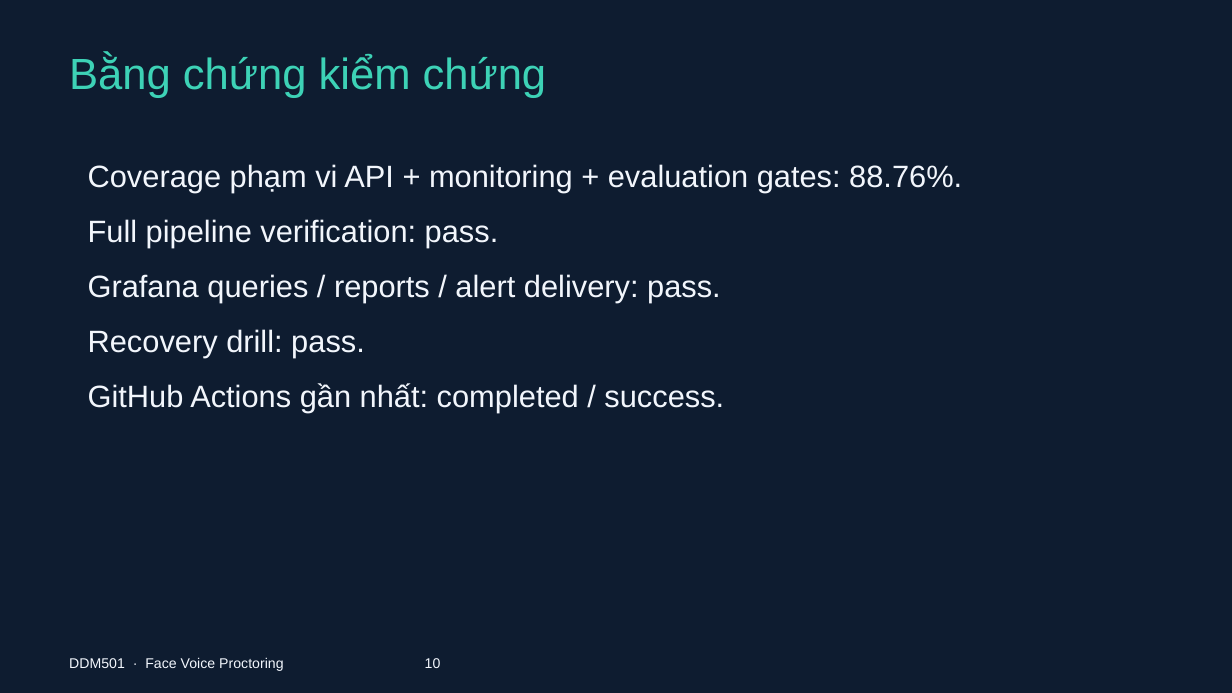
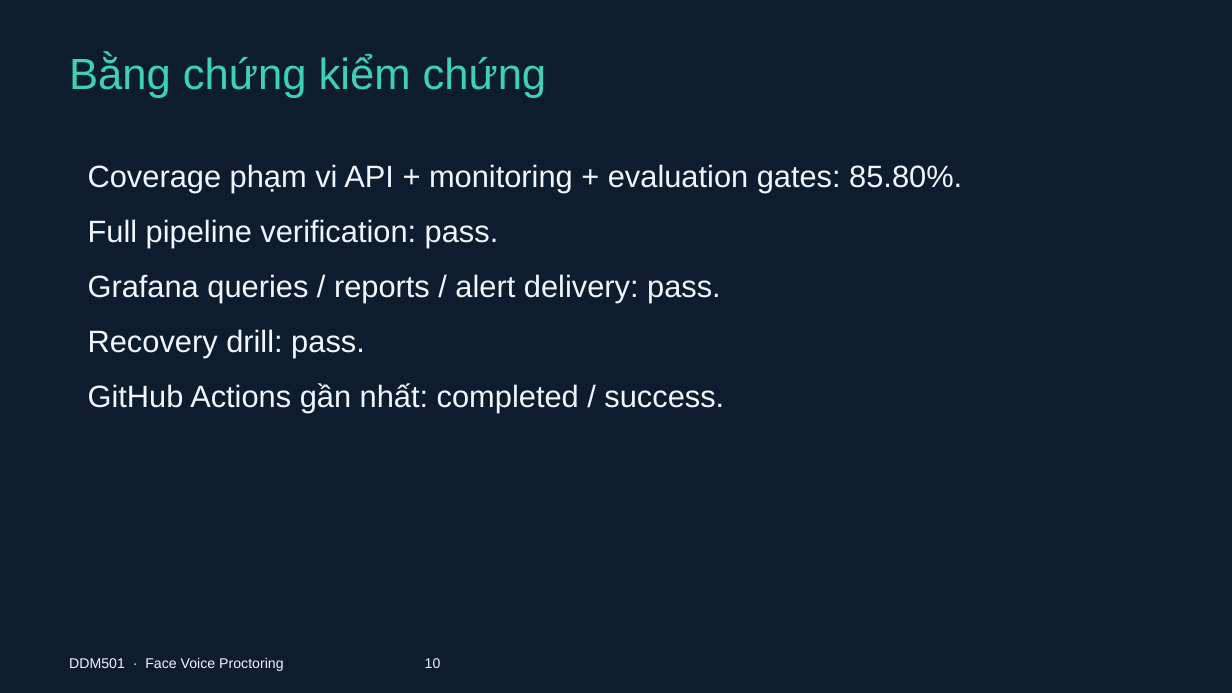
Before and after one commit to FSB-MSA36HN/DDM501-face-voice-proctoring, a slide deck: slide 10 of docs/DDM501_Face_Voice_Proctoring.pptx. Drawn at 1232x693 pixels with LibreOffice and Linux fonts; fonts in the diff are those of the drawing. Boxes give left, top, right and bottom in pixels: in the first picture for what was removed or moved away, otherwise in the second. Text is boxed around its words. In the diff, an @@ line names an element or a change of style, - is before the commit and + after.

```diff
--- a/docs/DDM501_Face_Voice_Proctoring.pptx
+++ b/docs/DDM501_Face_Voice_Proctoring.pptx
@@ text at (88,164,962,193): text changed @@
-Coverage phạm vi API + monitoring + evaluation gates: 88.76%.
+Coverage phạm vi API + monitoring + evaluation gates: 85.80%.
```
Also in this commit, not shown: 1 other slide changed, 22 other files.
